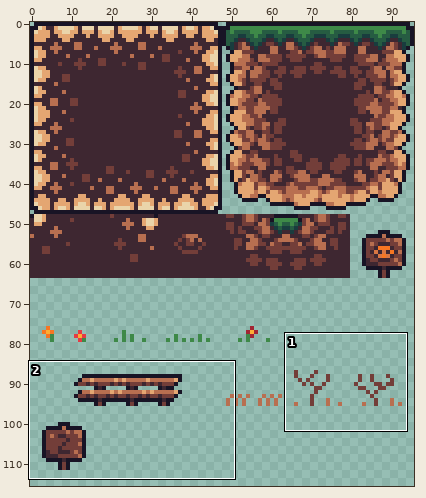
Two states of a sprite sheet, Assets/Tiles/world-simple.png. The first picture is a wide view before the edit; the outline marks the close-up.
Close-up. Before the edit:
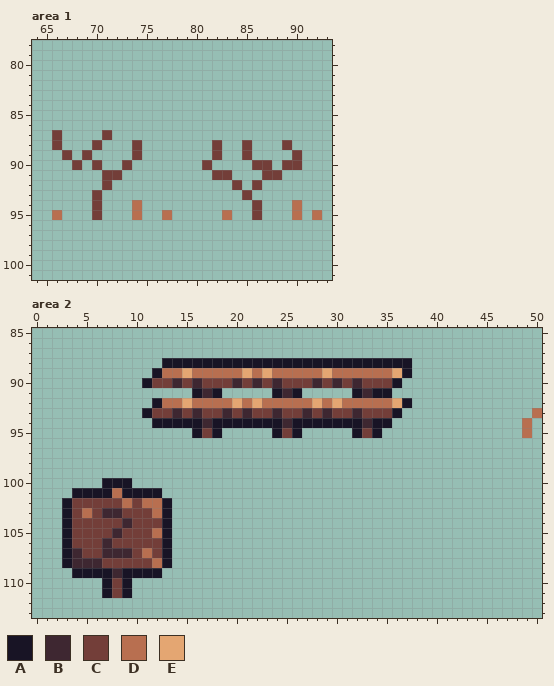
The file is 96x160 pixels. Shown: area 1: x 64..93, y 78..101; area 2: x 0..50, y 85..113. The wide view leaves out empty margins.
Palette (. is transparent): A #181425  B #3e2731  C #733e39  D #b86f50  E #e4a672
Pixels before, area 1, first column x 66:
87 C....C.....................
88 C...C...C.......C..C...C...
89 .C.C....C.......C..C....C..
90 ..C.C..C.......C....CC.CC..
91 .....CC.........CC...CC....
92 .....C............C.C......
93 ....C..............C.......
94 ....C...D...........C...D..
95 D...C...D..D.....D..C...D.D
Pixels before, area 2, first column x 3:
 88 ..........AAAAAAAAAAAAAAAAAAAAAAAAA.............
 89 .........ADDEDDDDDEDEDDDDDEDDDDDDEA.............
 90 ........ACCBCBCCCBCBCBCCCBCBCBCCCA..............
 91 .............ABA.....ABA.....ABAA...............
 92 .........ADDEDDDDEDEDDDDDEDEDDDDDEA.............
 93 ........ACCBCBCCBCBCCBCCBCBCCBCCCA.............D
 94 .........AAAAABAAAAAAABAAAAAAABAA.............D.
 95 .............ACA.....ACA.....ACA..............D.
 96 ................................................
 97 ................................................
 98 ................................................
 99 ................................................
100 ....AAA.........................................
101 .AAAADAAAA......................................
102 ACCCCCDCDDA.....................................
103 ACDCBBCCCDA.....................................
104 ACCCCCBCCCA.....................................
105 ACCCCBCCCDA.....................................
106 ACCCBCCCCCA.....................................
107 ABCCBBBCDCA.....................................
108 ABBBCCCCCDA.....................................
109 .AAAABAAAA......................................
110 ....ACA.........................................
111 ....ACA.........................................
The same view after the edit:
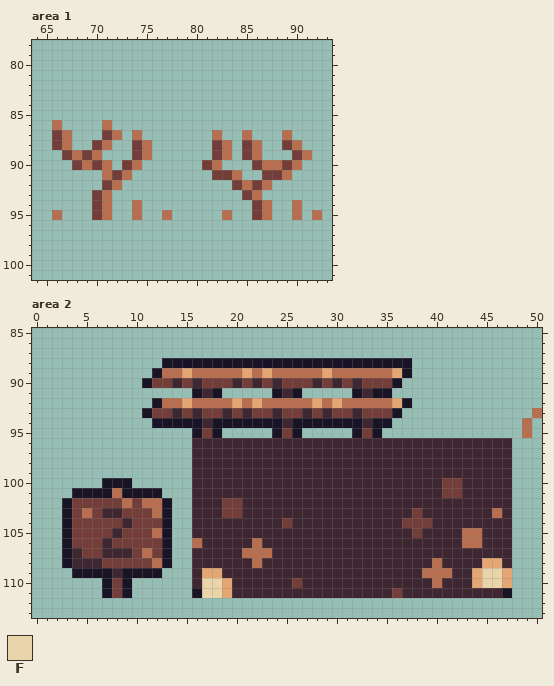
Colours new in this view: F #ead4aa
Diff:
Area 1:
y 86: x 66 . -> D; x 71 . -> D
y 87: x 67 . -> D; x 72 . -> D; x 74 . -> D; x 82 . -> D; x 85 . -> D; x 89 . -> D
y 88: x 67 . -> D; x 71 . -> D; x 75 . -> D; x 83 . -> D; x 86 . -> D; x 90 . -> D
y 89: x 68 . -> D; x 70 . -> D; x 75 . -> D; x 83 . -> D; x 86 . -> D; x 91 . -> D
y 90: x 69 . -> D; x 71 . -> D; x 74 . -> D; x 82 . -> D; x 87..88 C. -> DD; x 90 C -> D
y 91: x 71 C -> D; x 73 . -> D; x 84 . -> D; x 89 . -> D
y 92: x 72 . -> D; x 85 . -> D; x 87 . -> D
y 93: x 71 . -> D; x 86 . -> D
y 94..95: x 71 . -> D; x 87 . -> D
Area 2:
y 96..99: x 16..47 ................................ -> BBBBBBBBBBBBBBBBBBBBBBBBBBBBBBBB
y 100..101: x 16..47 ................................ -> BBBBBBBBBBBBBBBBBBBBBBBBBCCBBBBB
y 102: x 16..47 ................................ -> BBBCCBBBBBBBBBBBBBBBBBBBBBBBBBBB
y 103: x 16..47 ................................ -> BBBCCBBBBBBBBBBBBBBBBBCBBBBBBBDB
y 104: x 16..47 ................................ -> BBBBBBBBBCBBBBBBBBBBBCCCBBBBBBBB
y 105: x 16..47 ................................ -> BBBBBBBBBBBBBBBBBBBBBBCBBBBDDBBB
y 106: x 16..47 ................................ -> DBBBBBDBBBBBBBBBBBBBBBBBBBBDDBBB
y 107: x 16..47 ................................ -> BBBBBDDDBBBBBBBBBBBBBBBBBBBBBBBB
y 108: x 16..47 ................................ -> BBBBBBDBBBBBBBBBBBBBBBBBDBBBBEEB
y 109: x 16..47 ................................ -> BEEBBBBBBBBBBBBBBBBBBBBDDDBBEFFE
y 110: x 16..47 ................................ -> BFFEBBBBBBCBBBBBBBBBBBBBDBBBEFFE
y 111: x 16..47 ................................ -> AFFEBBBBBBBBBBBBBBBBCBBBBBBBBBBA
Pixel boxes of the changes (left, top, right, bottom) in both close-ups:
changed: (52, 120, 152, 220)
changed: (212, 130, 312, 220)
added: (192, 438, 512, 598)
